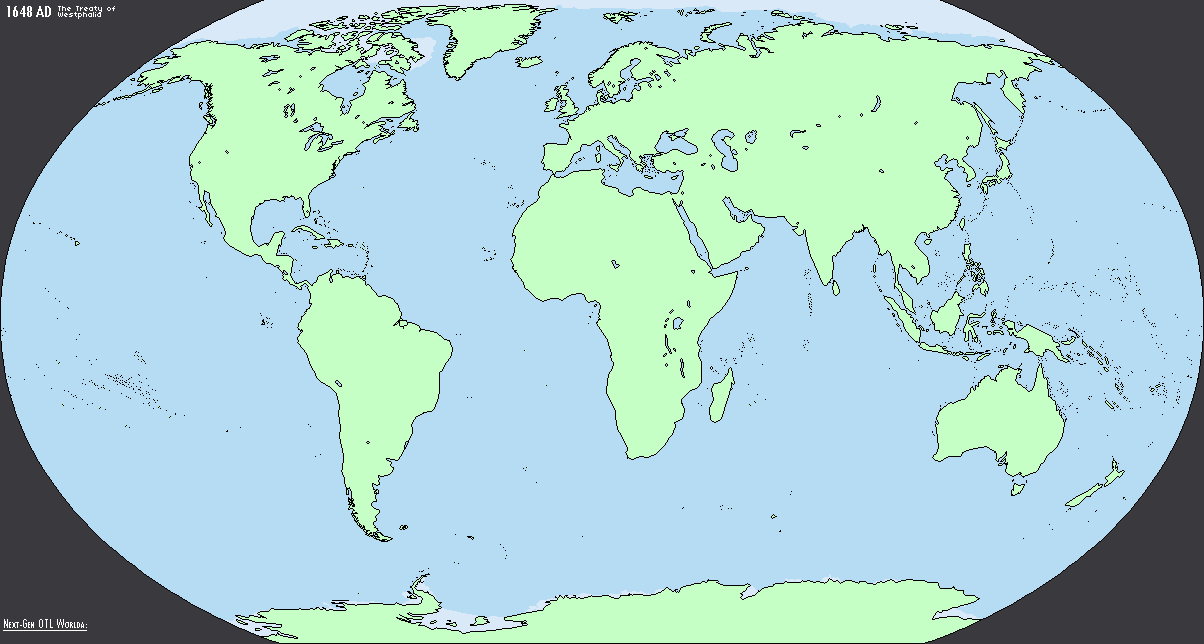
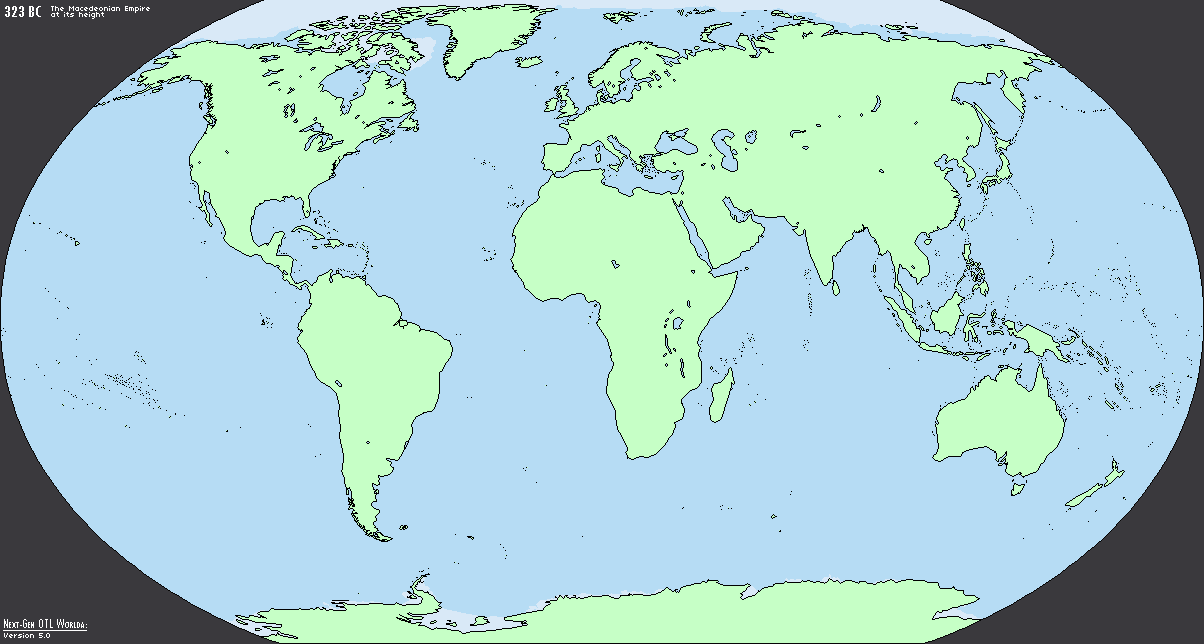
Before/after of a 1204px x 644px layered artwork. What changed in the layer stack:
hid group "4 Digit Year" (3 layers) over [7, 6, 134, 19]
renamed "Westphalia" to "Holy Roman Empire", painted on it over [58, 12, 104, 19]
renamed "The Treaty of" to "Dissolution of the", painted on it over [58, 6, 133, 13]
painted on "Year" (1st of 2, in "4 Digit Year") over [13, 6, 32, 17]
showed group "3 Digit Year" (3 layers) over [5, 6, 150, 19]
renamed "of the H.R.E." to "at its height", painted on it over [51, 12, 104, 19]
renamed "The Ottonian Dynasty" to "The Macedeonian Empire", painted on it over [51, 6, 150, 13]
painted on "Year" (2nd of 2, in "3 Digit Year") over [5, 6, 43, 17]
renamed "Version 4.0" to "Version 5.0", showed it, painted on it over [4, 633, 50, 638]
